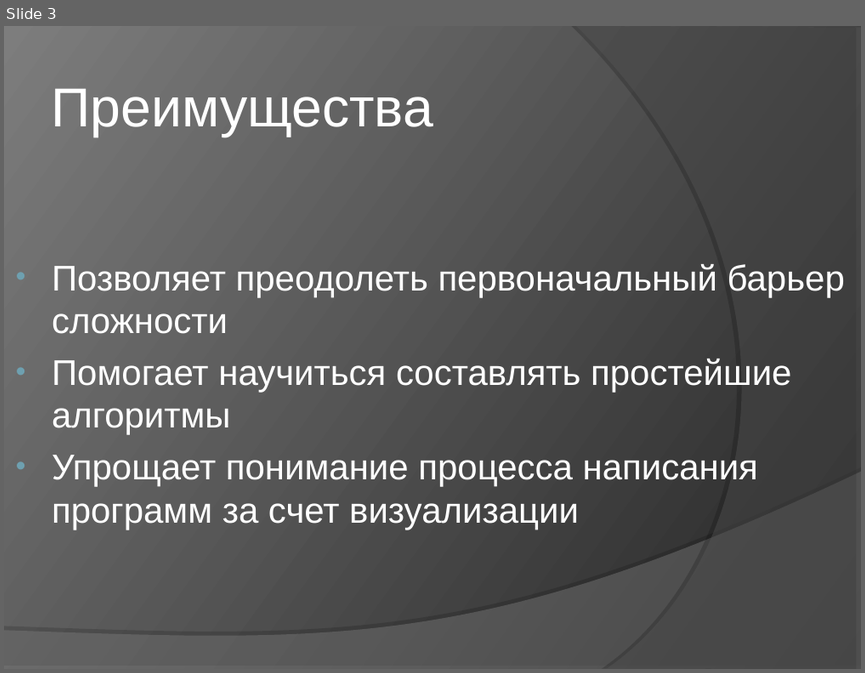
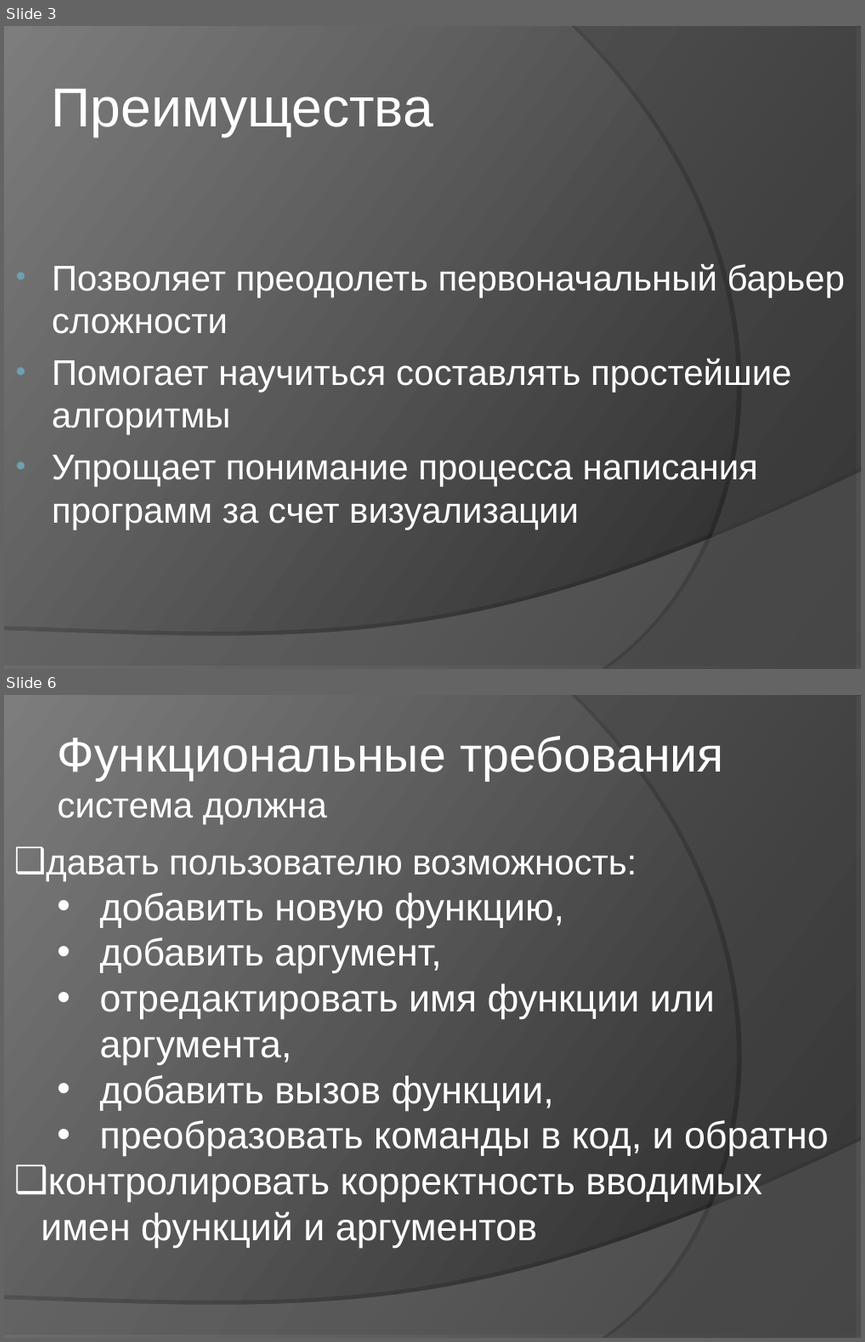
Before and after one commit to klenin/cats-junior, a slide deck: C8503A_Vasilyeva_presentation.ppt. Shown one above the other, each under a label of ours: slide 3 before the commit, slides 3 and 6 after it; the slides between them are not shown. The pictures are 865x673 and 865x1342 pixels, drawn with LibreOffice and Linux fonts; fonts in the diff are those of the drawing. Boxes give left, top, right and bottom in pixels: in the first picture for what was removed or moved away, otherwise in the second. Text is boxed around its words. In the diff, an @@ line names an element or a change of style, - is before the commit and + after.

```diff
--- a/C8503A_Vasilyeva_presentation.ppt
+++ b/C8503A_Vasilyeva_presentation.ppt
@@ slide 6 added at [4, 695, 861, 1338], background gradient #242424 to #7D7D7D; not listed: 2 template elements that a slide beside it also shows @@
@@ title added at [58, 736, 724, 824], 41 pt, text #FFFFFF @@
+Функциональные требования
+система должна
@@ text added at [41, 855, 828, 1247], 32 pt, text #FFFFFF @@
+❑ давать пользователю возможность:
+  • добавить новую функцию,
+  • добавить аргумент,
+  • отредактировать имя функции или аргумента,
+  • добавить вызов функции,
+  • преобразовать команды в код, и обратно
+❑ контролировать корректность вводимых имен функций и аргументов
```
Also in this commit, not shown: 3 slides changed, 14 other slides added, 2 slides removed, 2 other files.
